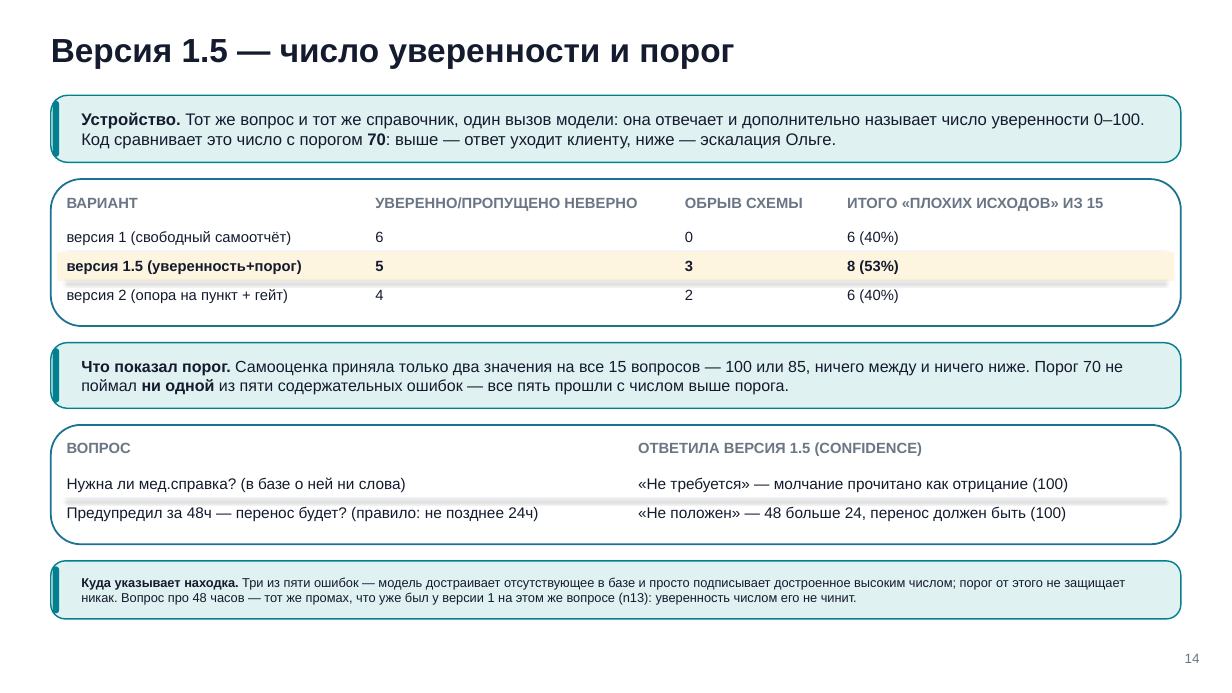
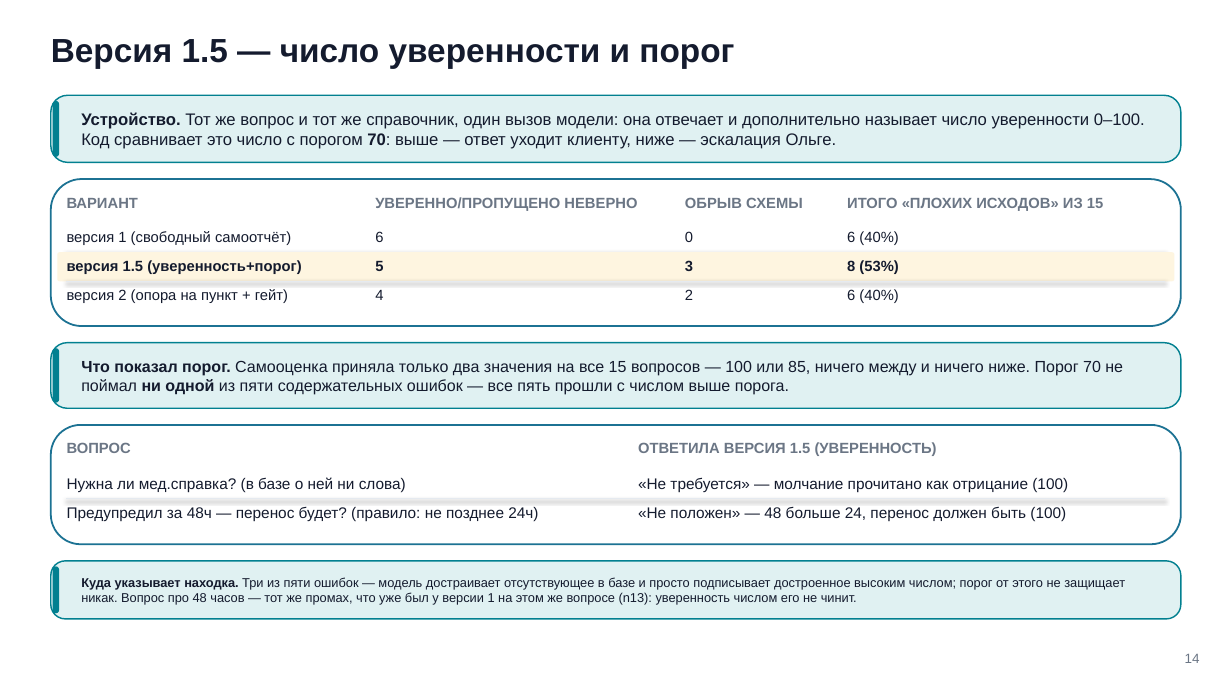
Before and after one commit to tellina-study/AI-usage-lessons, a slide deck: slide 14 of library/seminars/sem-09/rendered/sem-09.pptx. Drawn at 1232x693 pixels with LibreOffice and Linux fonts; fonts in the diff are those of the drawing. Boxes give left, top, right and bottom in pixels: in the first picture for what was removed or moved away, otherwise in the second. Text is boxed around its words. In the diff, an @@ line names an element or a change of style, - is before the commit and + after.

```diff
--- a/library/seminars/sem-09/rendered/sem-09.pptx
+++ b/library/seminars/sem-09/rendered/sem-09.pptx
@@ text at (638, 442, 937, 456): text changed @@
-ОТВЕТИЛА ВЕРСИЯ 1.5 (CONFIDENCE)
+ОТВЕТИЛА ВЕРСИЯ 1.5 (УВЕРЕННОСТЬ)
```
Also in this commit, not shown: 7 other files.
